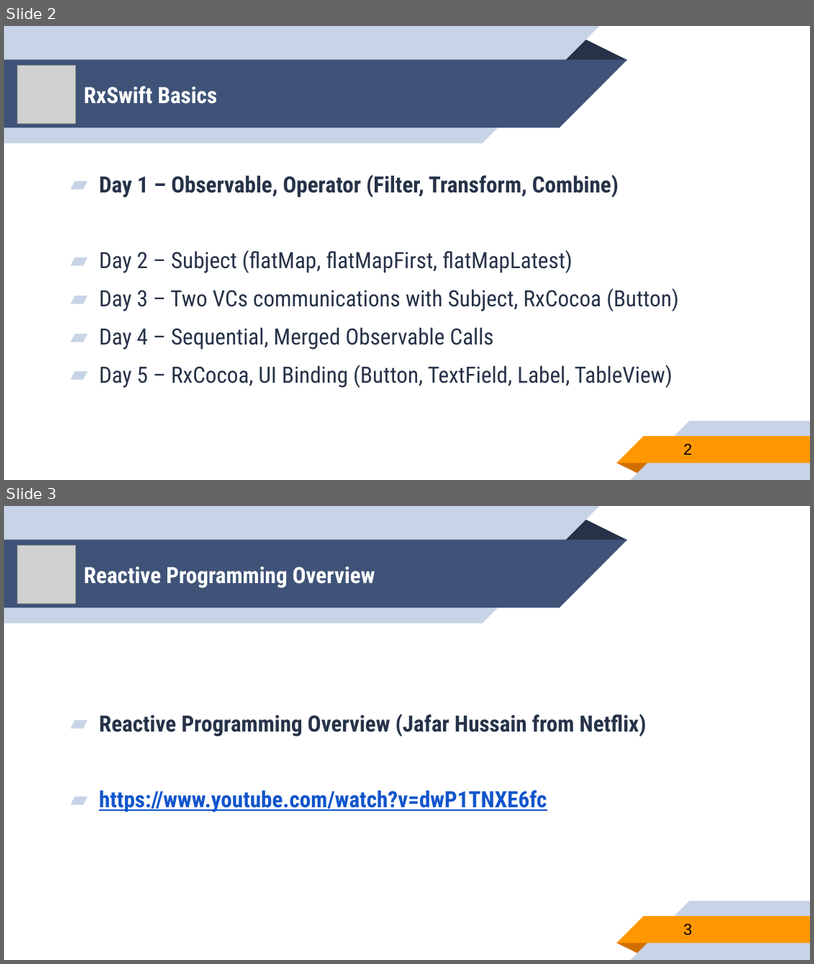
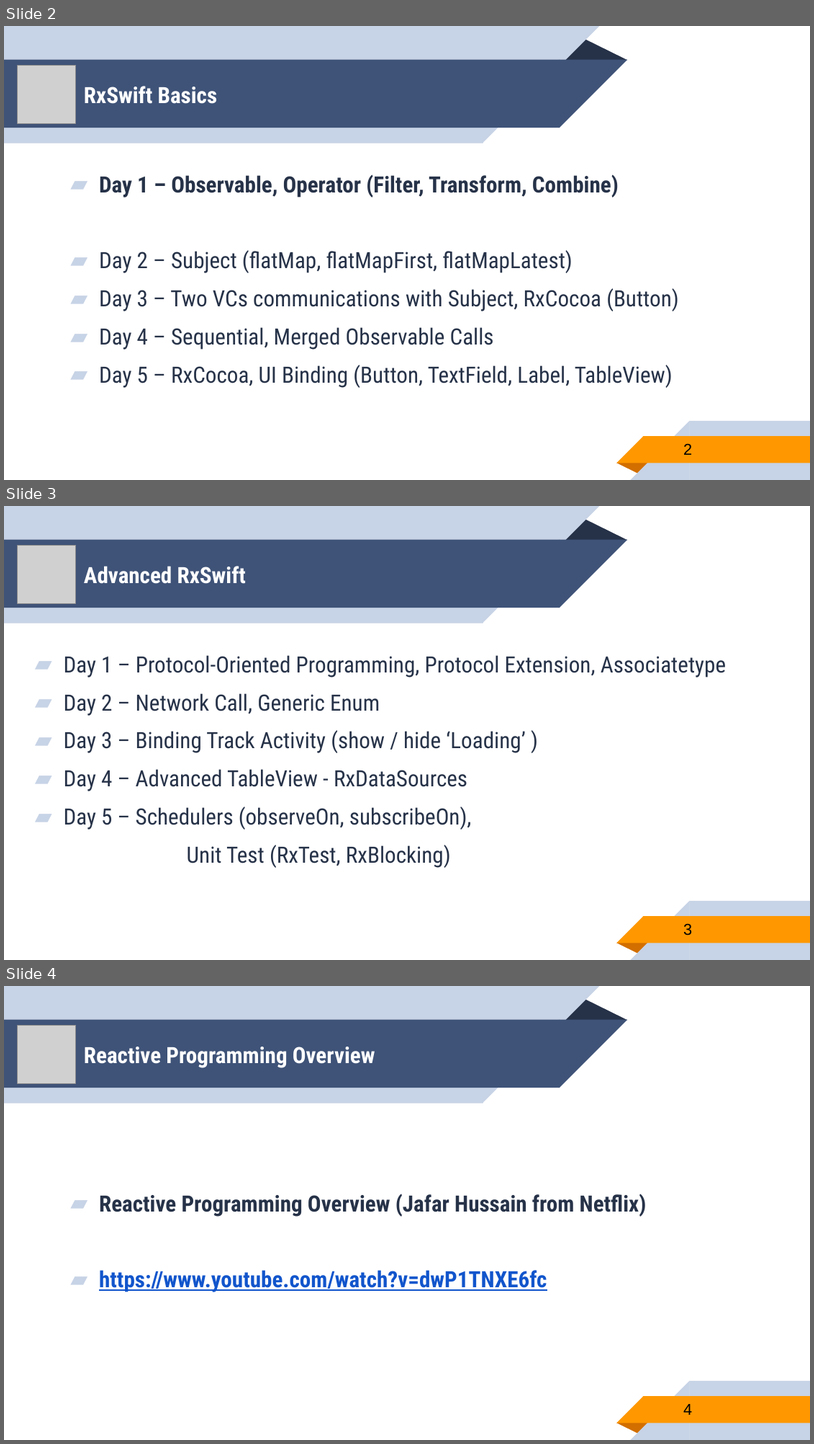
Before and after one commit to younghwankim/RxSwiftClass, a slide deck: RxSwiftBasics/day1/RxSwiftBasics1.pptx. Shown one above the other, each under a label of ours: slides 2 and 3 before the commit, slides 2, 3 and 4 after it. The pictures are 814x964 and 814x1444 pixels, drawn with LibreOffice and Linux fonts; fonts in the diff are those of the drawing; grey boxes stand for pictures. Boxes give left, top, right and bottom in pixels: in the first picture for what was removed or moved away, otherwise in the second. Text is boxed around its words. In the diff, an @@ line names an element or a change of style, - is before the commit and + after.

Commit message:
Update ppt pdf files

```diff
--- a/RxSwiftBasics/day1/RxSwiftBasics1.pptx
+++ b/RxSwiftBasics/day1/RxSwiftBasics1.pptx
@@ slide 3 added at (4,506,810,960), background #FFFFFF; not listed: 10 template elements that a slide beside it also shows @@
@@ picture added at (18,545,77,604) @@
@@ title added at (84,566,246,584), 20 pt, text #FFFFFF, bold @@
+Advanced RxSwift
@@ text added at (64,655,726,867), 20 pt, text #263248 @@
+▰ Day 1 – Protocol-Oriented Programming, Protocol Extension, Associatetype
+▰ Day 2 – Network Call, Generic Enum
+▰ Day 3 – Binding Track Activity (show / hide ‘Loading’ )
+▰ Day 4 – Advanced TableView - RxDataSources
+▰ Day 5 – Schedulers (observeOn, subscribeOn),
+  Unit Test (RxTest, RxBlocking)
@@ page number added at (684,923,692,935), 14 pt, text #000000 @@
+3
@@ what was slide 3 is now slide 4 @@
@@ page number at (684,1404,692,1414): text changed @@
-3
+4
```
Also in this commit, not shown: 9 other files.
